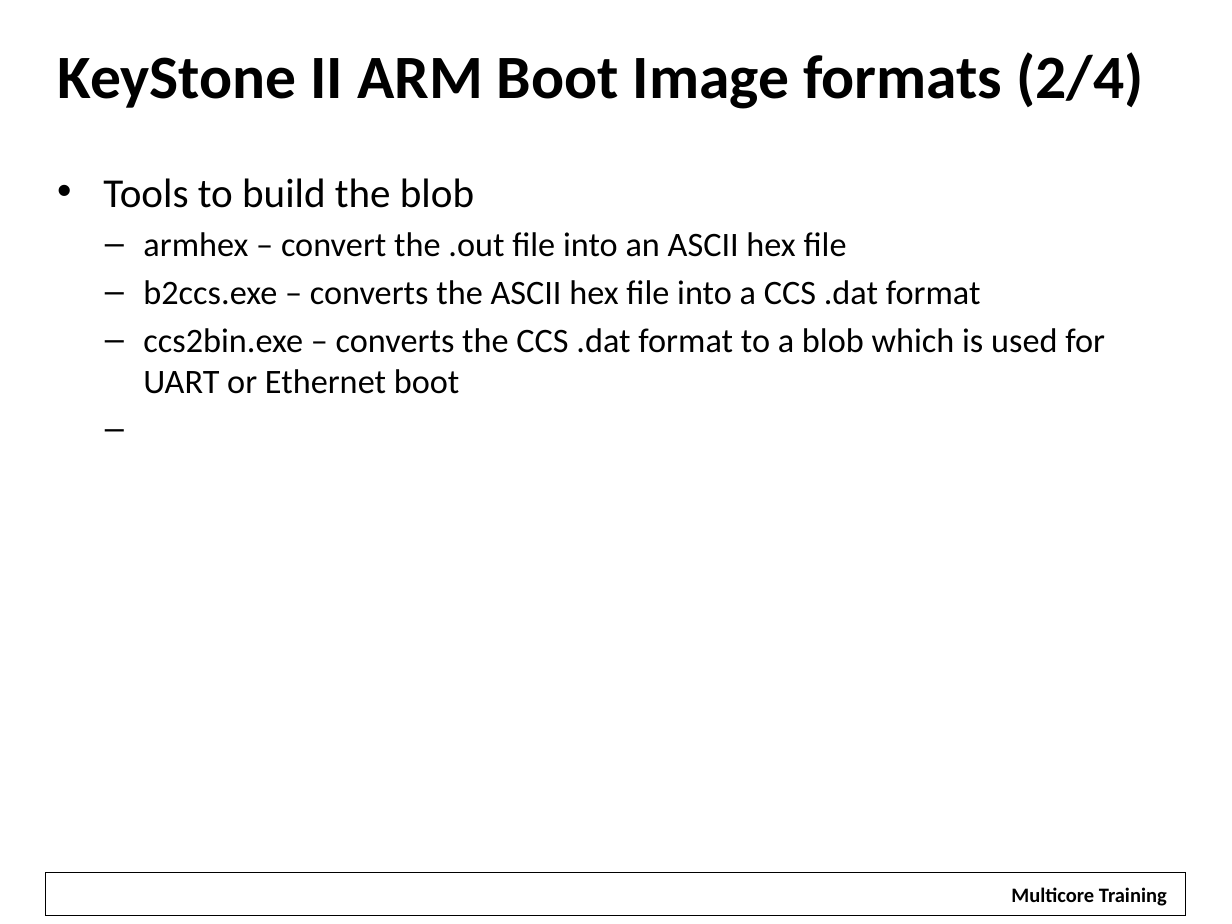
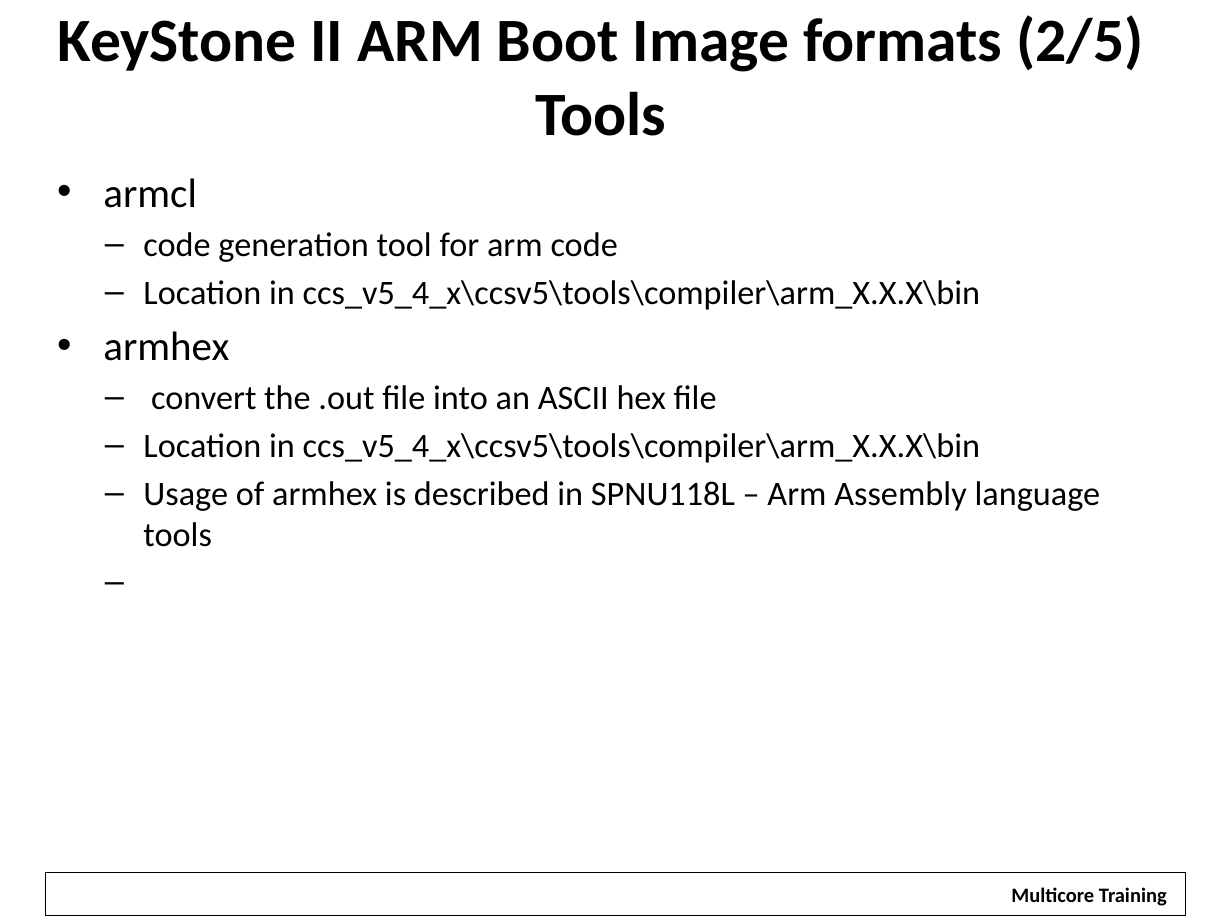
Before and after one commit to hari1989/keystone-workshop, a slide deck: slide 34 of preliminary/Working/presentations/KeyStone_2_ Bootloader_v2.pptx. Drawn at 1232x924 pixels with LibreOffice and Linux fonts; fonts in the diff are those of the drawing; background and template pictures are left out. Boxes give left, top, right and bottom in pixels: in the first picture for what was removed or moved away, otherwise in the second. Text is boxed around its words. In the diff, an @@ line names an element or a change of style, - is before the commit and + after.

Commit message:
More about tools

```diff
--- a/preliminary/Working/presentations/KeyStone_2_ Bootloader_v2.pptx
+++ b/preliminary/Working/presentations/KeyStone_2_ Bootloader_v2.pptx
@@ title at bbox=[58, 15, 1143, 136]: text changed @@
-KeyStone II ARM Boot Image formats (2/4)
+KeyStone II ARM Boot Image formats (2/5)
+Tools
@@ text at bbox=[103, 178, 1101, 547]: text changed @@
-• Tools to build the blob
-  – armhex – convert the .out file into an ASCII hex file
-  – b2ccs.exe – converts the ASCII hex file into a CCS .dat format
-  – ccs2bin.exe – converts the CCS .dat format to a blob which is used for UART or Ethernet boot
+• armcl
+  – code generation tool for arm code
+  – Location in ccs_v5_4_x\ccsv5\tools\compiler\arm_X.X.X\bin
+• armhex
+  – convert the .out file into an ASCII hex file
+  – Location in ccs_v5_4_x\ccsv5\tools\compiler\arm_X.X.X\bin
+  – Usage of armhex is described in SPNU118L – Arm Assembly language tools
```
Also in this commit, not shown: 5 other slides changed, 2 slides added, 3 slides removed.
